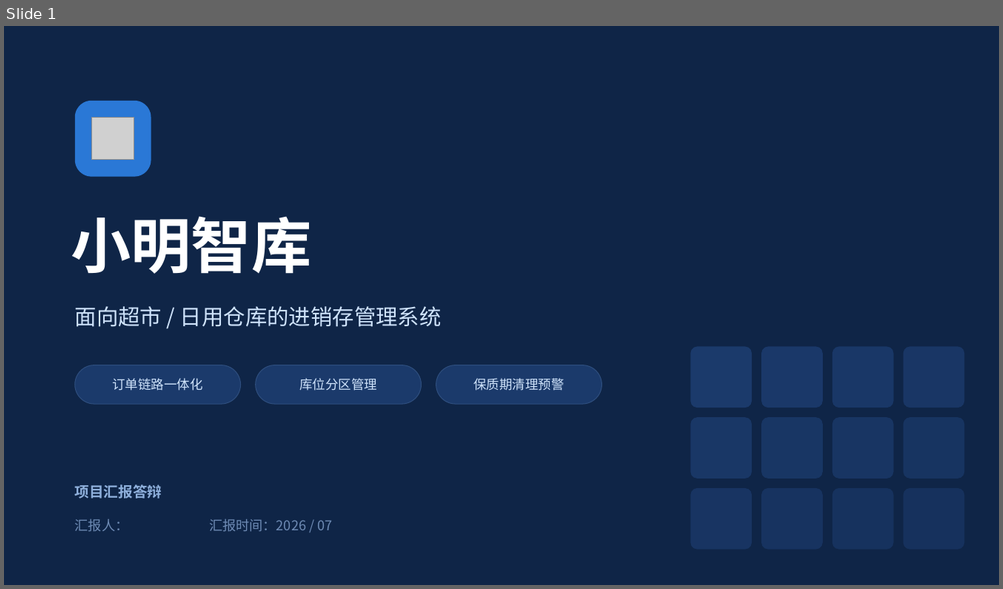
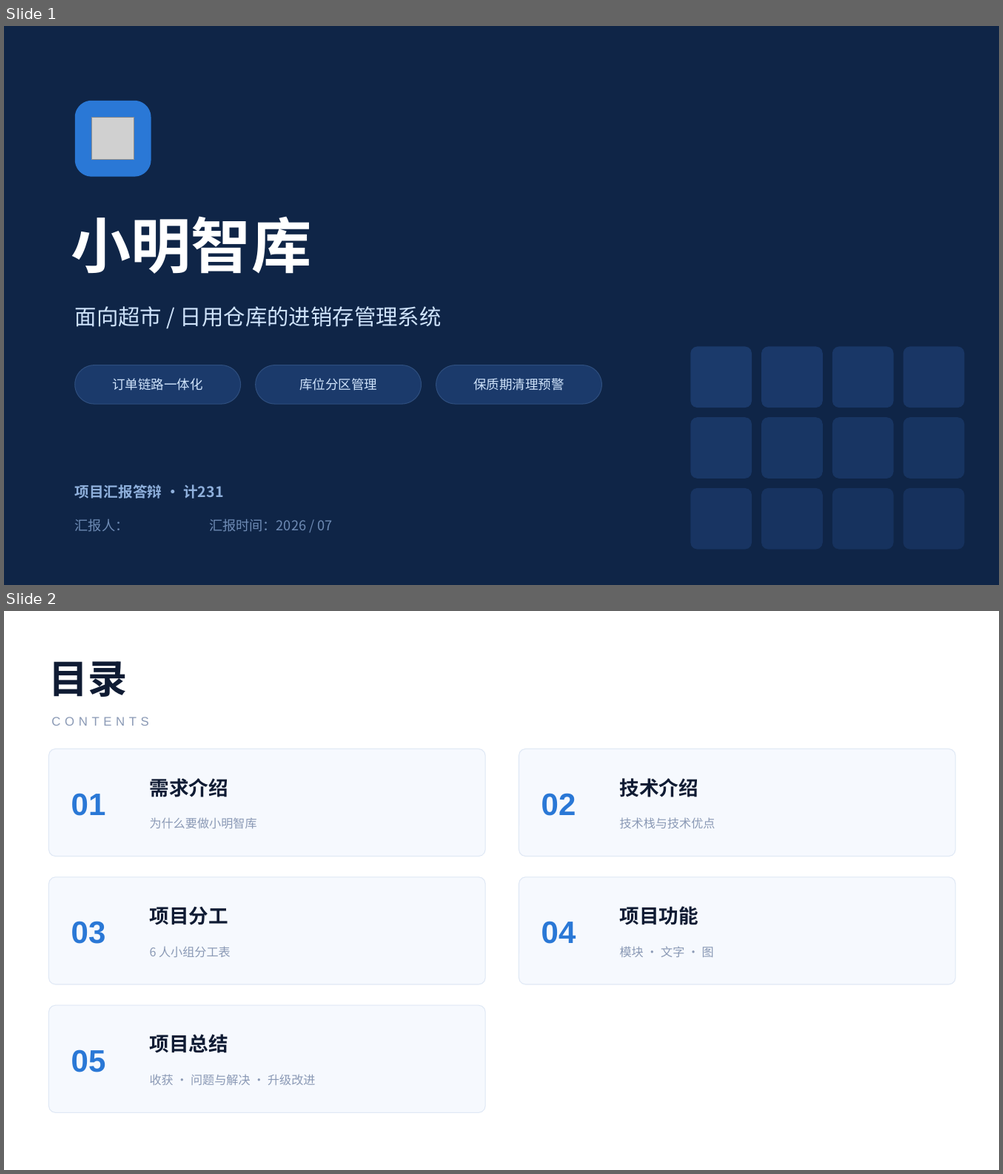
Before and after one commit to bal483836-ctrl/Warehouse_MS, a slide deck: 小明智库-答辩汇报.pptx. Shown one above the other, each under a label of ours: slide 1 before the commit, slides 1 and 2 after it. The pictures are 1003x589 and 1003x1174 pixels, drawn with LibreOffice and Linux fonts; fonts in the diff are those of the drawing; grey boxes stand for pictures. Boxes give left, top, right and bottom in pixels: in the first picture for what was removed or moved away, otherwise in the second. Text is boxed around its words. In the diff, an @@ line names an element or a change of style, - is before the commit and + after.

```diff
--- a/小明智库-答辩汇报.pptx
+++ b/小明智库-答辩汇报.pptx
@@ slide 2 added at [4,611,999,1170], background #FFFFFF @@
@@ text added at [48,661,127,697], 38 pt, text #0F1B33, bold @@
+目录
@@ text added at [51,717,148,726], 12 pt, text #8A99B5 @@
+CONTENTS
@@ rounded rectangle added at [48,749,485,857], fill #F6F9FE, outline #DFE8F5 0.75 pt @@
@@ rounded rectangle added at [519,749,956,857], fill #F6F9FE, outline #DFE8F5 0.75 pt @@
@@ text added at [150,778,228,797], 19 pt, text #0F1B33, bold @@
+需求介绍
@@ text added at [620,778,698,797], 19 pt, text #0F1B33, bold @@
+技术介绍
@@ text added at [71,793,106,816], 30 pt, text #2A78D6, bold @@
+01
@@ text added at [541,793,576,816], 30 pt, text #2A78D6, bold @@
+02
@@ text added at [150,817,257,829], 11.5 pt, text #8A99B5 @@
+为什么要做小明智库
@@ text added at [620,817,715,829], 11.5 pt, text #8A99B5 @@
+技术栈与技术优点
@@ rounded rectangle added at [48,877,485,985], fill #F6F9FE, outline #DFE8F5 0.75 pt @@
@@ rounded rectangle added at [519,877,956,985], fill #F6F9FE, outline #DFE8F5 0.75 pt @@
@@ text added at [71,921,106,944], 30 pt, text #2A78D6, bold @@
+03
@@ text added at [150,907,228,925], 19 pt, text #0F1B33, bold @@
+项目分工
@@ text added at [541,921,576,944], 30 pt, text #2A78D6, bold @@
+04
@@ text added at [620,906,698,925], 19 pt, text #0F1B33, bold @@
+项目功能
@@ text added at [150,946,230,957], 11.5 pt, text #8A99B5 @@
+6 人小组分工表
@@ text added at [620,946,714,957], 11.5 pt, text #8A99B5 @@
+模块 · 文字 · 图
@@ rounded rectangle added at [48,1005,485,1113], fill #F6F9FE, outline #DFE8F5 0.75 pt @@
@@ text added at [71,1050,106,1073], 30 pt, text #2A78D6, bold @@
+05
@@ text added at [150,1034,228,1054], 19 pt, text #0F1B33, bold @@
+项目总结
@@ text added at [150,1074,315,1085], 11.5 pt, text #8A99B5 @@
+收获 · 问题与解决 · 升级改进
@@ slide 1 changed as well @@
@@ text at [75,485,223,499]: text changed @@
-项目汇报答辩
+项目汇报答辩 · 计231
```
Also in this commit, not shown: 13 other slides changed, 2 other slides added, 3 slides removed.
